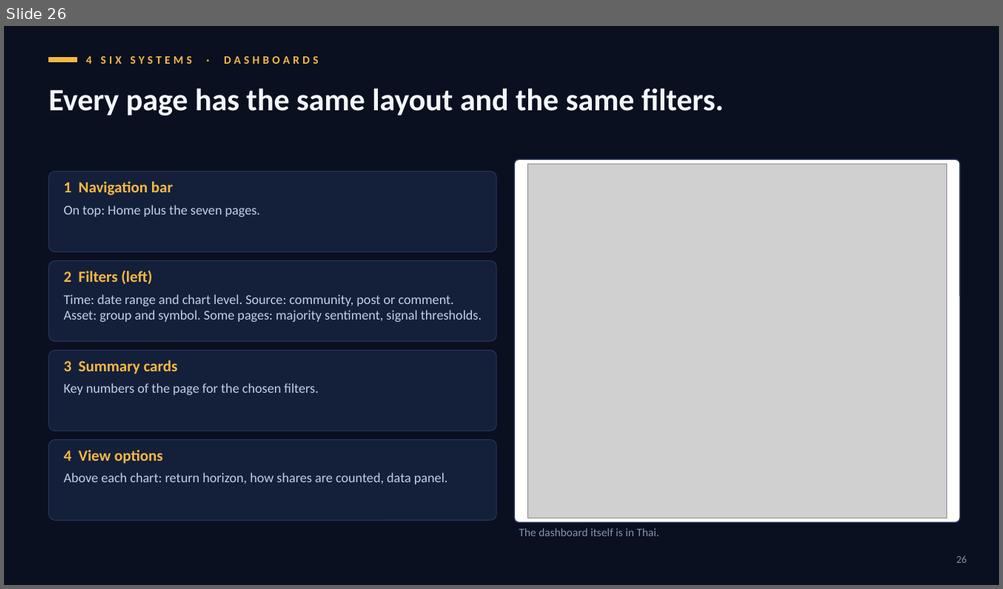
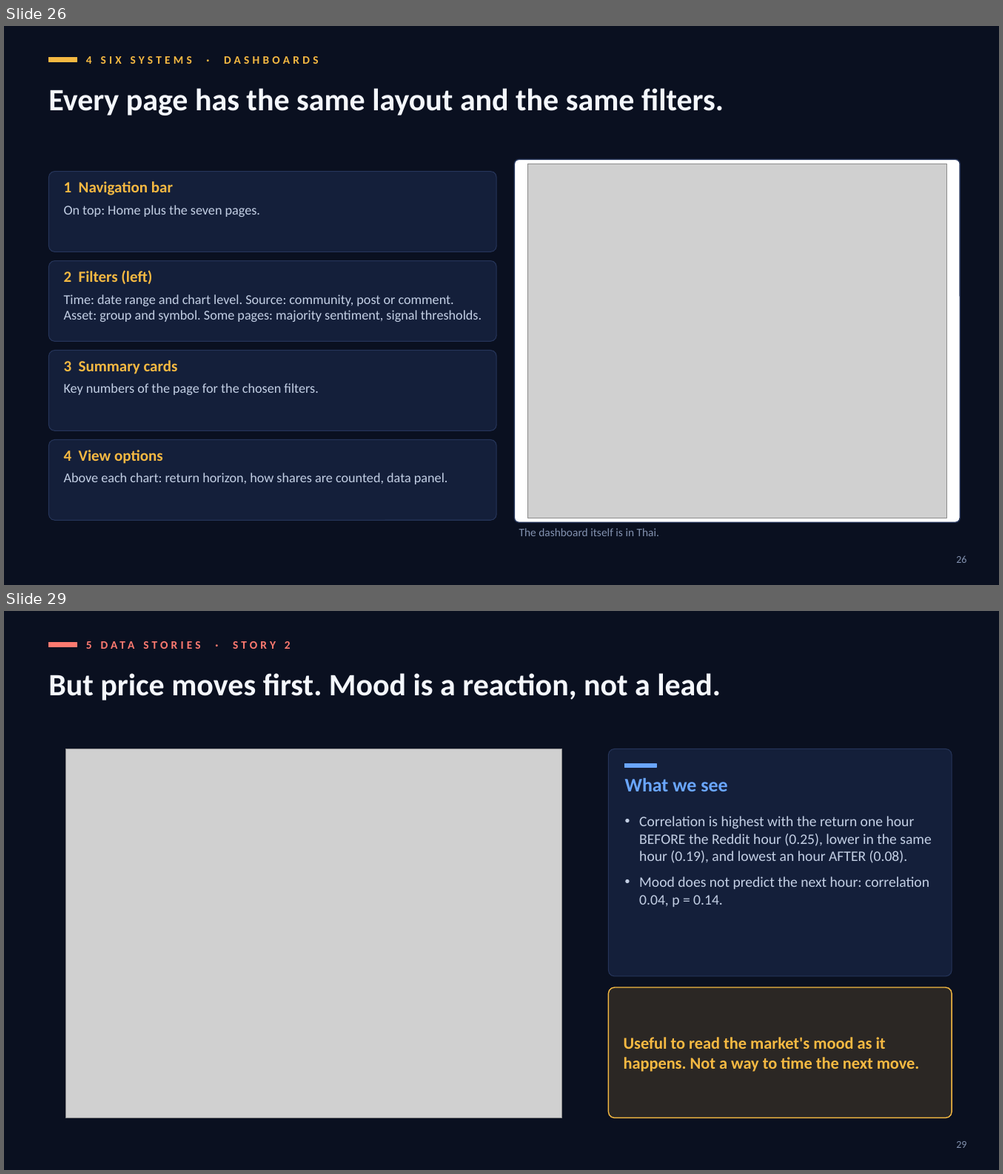
Before and after one commit to cat-arm/reddit-sentiment-market-warehouse-is, a slide deck: docs/presentation/defence_deck_en_v5.pptx. Shown one above the other, each under a label of ours: slide 26 before the commit, slides 26 and 29 after it; the slides between them are not shown. The pictures are 1003x589 and 1003x1174 pixels, drawn with LibreOffice and Linux fonts; fonts in the diff are those of the drawing; grey boxes stand for pictures. Boxes give left, top, right and bottom in pixels: in the first picture for what was removed or moved away, otherwise in the second. Text is boxed around its words. In the diff, an @@ line names an element or a change of style, - is before the commit and + after.

```diff
--- a/docs/presentation/defence_deck_en_v5.pptx
+++ b/docs/presentation/defence_deck_en_v5.pptx
@@ slide 29 added at bbox=[4, 611, 999, 1170], background #0A1020 @@
@@ rectangle added at bbox=[48, 642, 77, 647], fill #FF7A70, outline #FF7A70 1 pt @@
@@ text added at bbox=[86, 641, 290, 649], 11 pt, text #FF7A70, bold @@
+5 DATA STORIES · STORY 2
@@ text added at bbox=[48, 673, 720, 701], 30 pt, text #F4F7FC, bold @@
+But price moves first. Mood is a reaction, not a lead.
@@ picture added at bbox=[66, 749, 562, 1119] @@
@@ rounded rectangle added at bbox=[609, 749, 951, 977], fill #141F3A, outline #26355A 0.75 pt @@
@@ rectangle added at bbox=[625, 764, 656, 768], fill #6AA6FF, outline #6AA6FF 1 pt @@
@@ text added at bbox=[625, 778, 727, 792], 18.5 pt, text #6AA6FF, bold @@
+What we see
@@ text added at bbox=[639, 816, 931, 907], 14 pt, text #C3CFE4 @@
+• Correlation is highest with the return one hour BEFORE the Reddit hour (0.25), lower in the same hour (0.19), and lowest an hour AFTER (0.08).
+• Mood does not predict the next hour: correlation 0.04, p = 0.14.
@@ rounded rectangle added at bbox=[609, 988, 951, 1119], fill #F5B942 at 14% opacity, outline #F5B942 1 pt @@
@@ text added at bbox=[623, 1037, 919, 1072], 16 pt, text #F5B942, bold @@
+Useful to read the market's mood as it happens. Not a way to time the next move.
@@ page number added at bbox=[956, 1142, 966, 1148], 10 pt, text #8392B0 @@
+29
```
Also in this commit, not shown: 2 slides changed, 4 other slides added, 8 slides removed.
